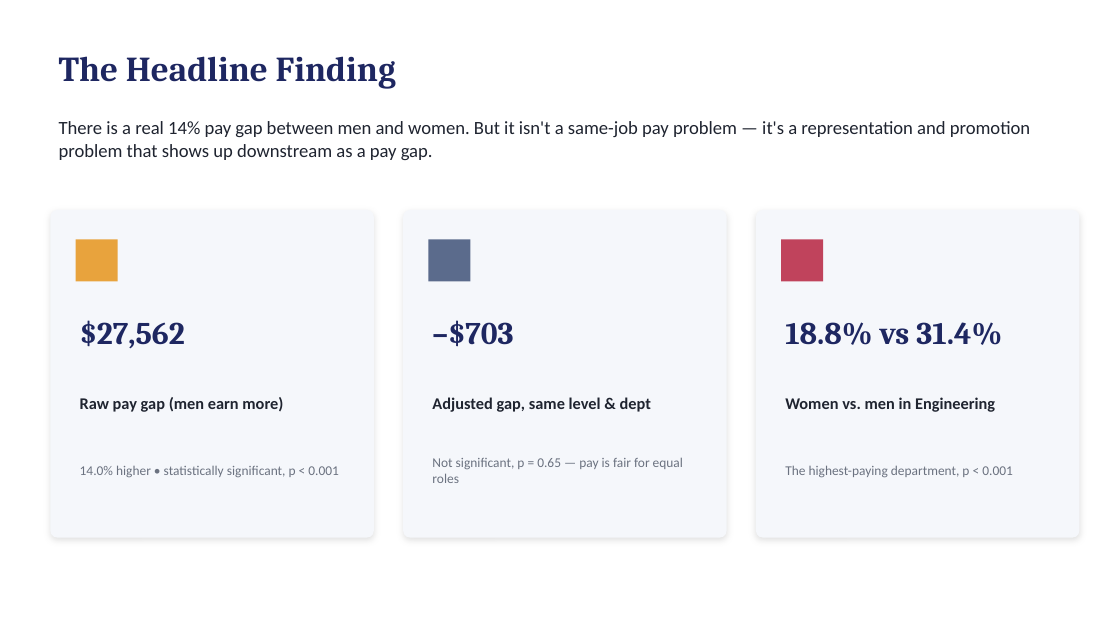
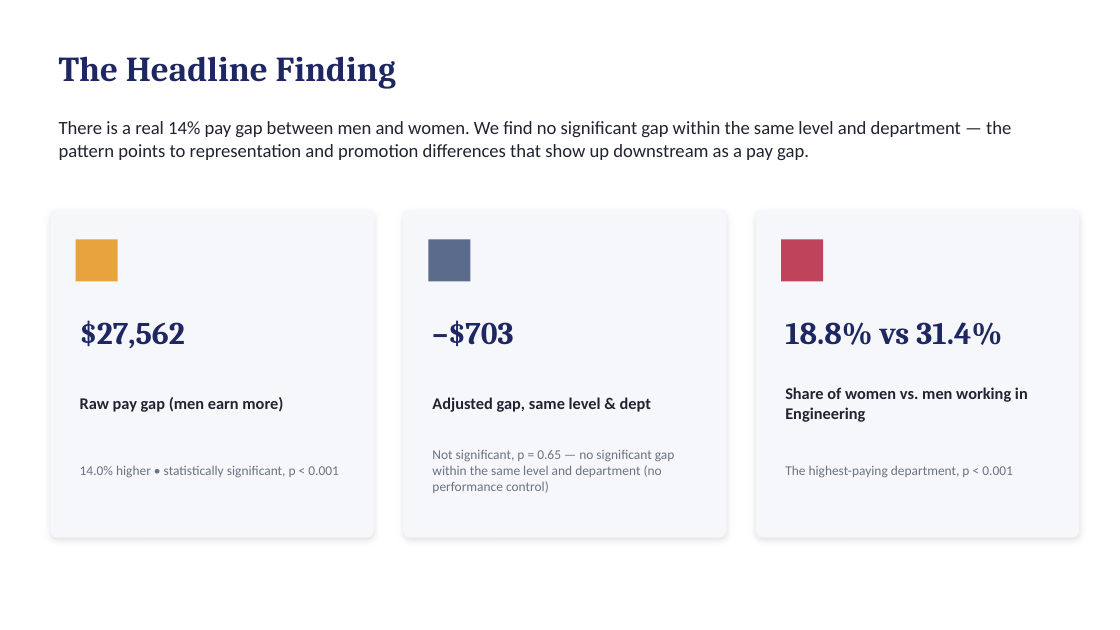
Before and after one commit to glowwormkpo/Workplace_Diversity, a slide deck: slide 2 of Workplace_Diversity_Analysis_Deck.pptx. Drawn at 1120x630 pixels with LibreOffice and Linux fonts; fonts in the diff are those of the drawing. Boxes give left, top, right and bottom in pixels: in the first picture for what was removed or moved away, otherwise in the second. Text is boxed around its words. In the diff, an @@ line names an element or a change of style, - is before the commit and + after.

```diff
--- a/Workplace_Diversity_Analysis_Deck.pptx
+++ b/Workplace_Diversity_Analysis_Deck.pptx
@@ text at bbox=[59, 121, 1011, 160]: text changed @@
-There is a real 14% pay gap between men and women. But it isn't a same-job pay problem — it's a representation and promotion problem that shows up downstream as a pay gap.
+There is a real 14% pay gap between men and women. We find no significant gap within the same level and department — the pattern points to representation and promotion differences that show up downstream as a pay gap.
@@ text at bbox=[785, 387, 1028, 422]: text changed @@
-Women vs. men in Engineering
+Share of women vs. men working in Engineering
@@ text at bbox=[432, 450, 675, 493]: text changed @@
-Not significant, p = 0.65 — pay is fair for equal roles
+Not significant, p = 0.65 — no significant gap within the same level and department (no performance control)
```
Also in this commit, not shown: 8 other slides changed, 4 other files.
